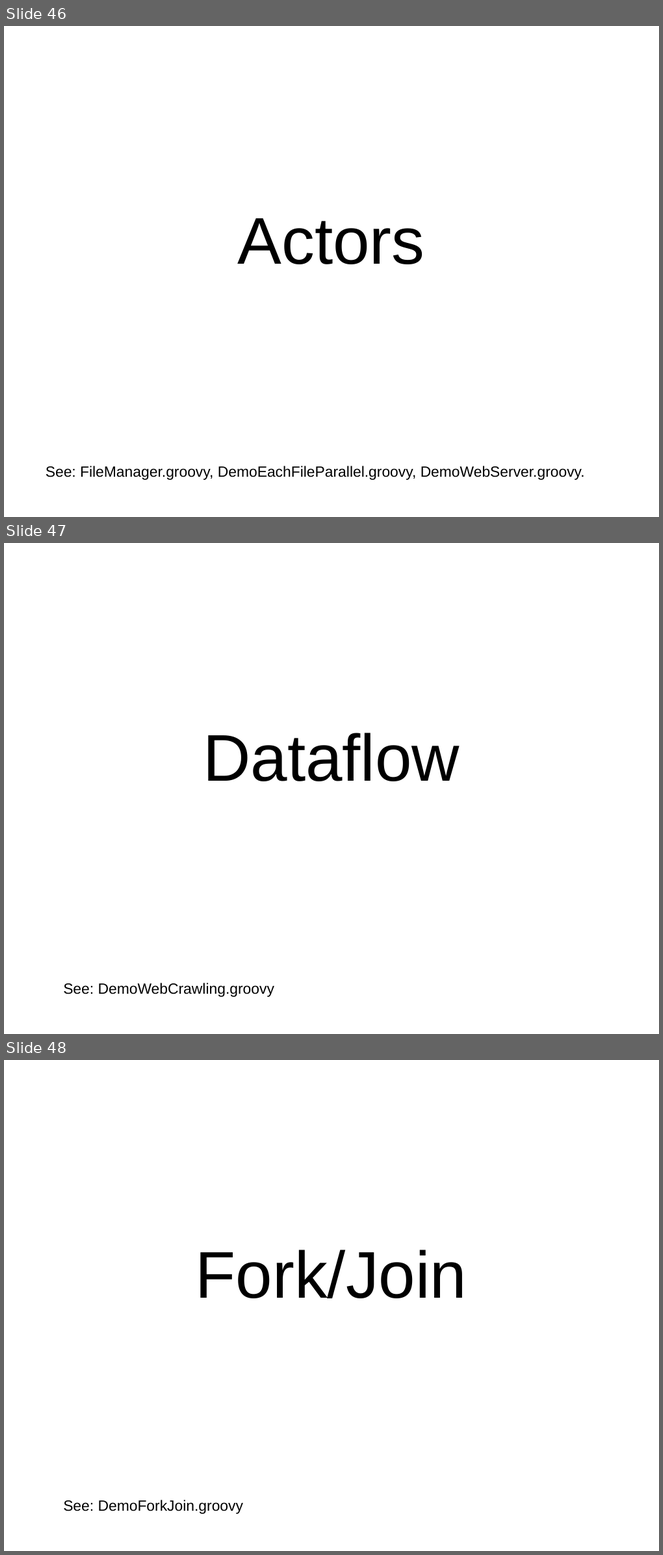
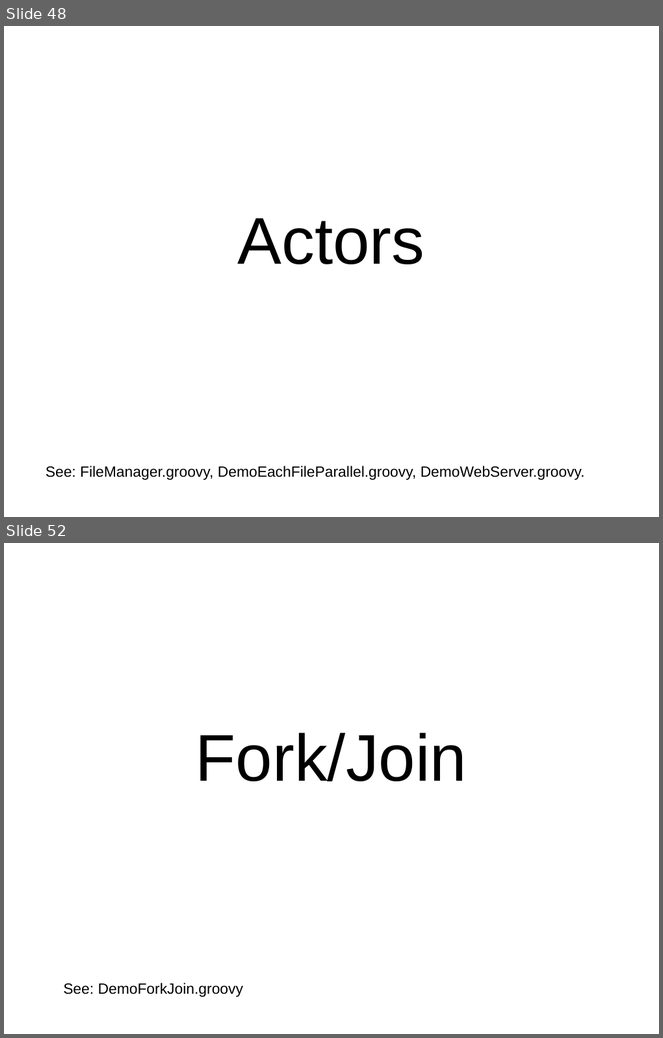
Before and after one commit to dwclark/GroovyThreading, a slide deck: presentation/groovy_gpars.odp. Shown one above the other, each under a label of ours: slides 46, 47 and 48 before the commit, slides 48 and 52 after it; the slides between them are not shown. The pictures are 663x1555 and 663x1038 pixels, drawn with LibreOffice and Linux fonts; fonts in the diff are those of the drawing. Boxes give left, top, right and bottom in pixels: in the first picture for what was removed or moved away, otherwise in the second. Text is boxed around its words. In the diff, an @@ line names an element or a change of style, - is before the commit and + after.

```diff
--- a/presentation/groovy_gpars.odp
+++ b/presentation/groovy_gpars.odp
@@ slide 47 removed at box(4, 543, 659, 1034), background #FFFFFF @@
@@ text removed at box(203, 733, 460, 782) @@
-Dataflow
@@ text removed at box(63, 983, 274, 997) @@
-See: DemoWebCrawling.groovy
@@ what was slide 46 is now slide 48 @@
@@ what was slide 48 is now slide 52 @@
```
Also in this commit, not shown: 4 slides added, 2 other files.
